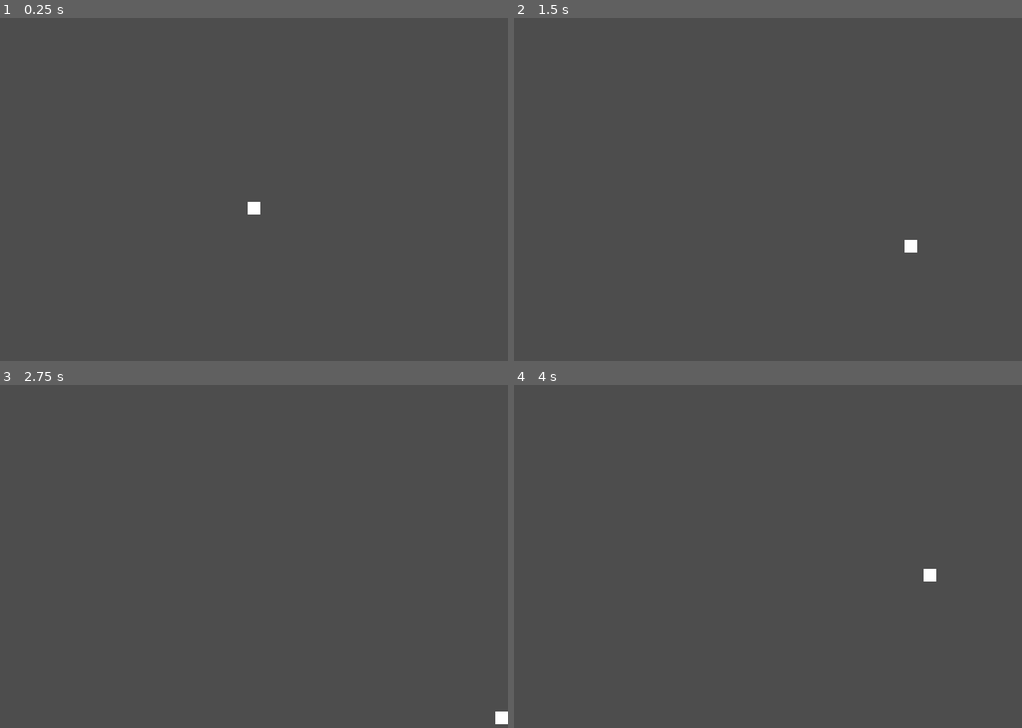
Above: before the commit, frames 1-4 (two rows, left to right).
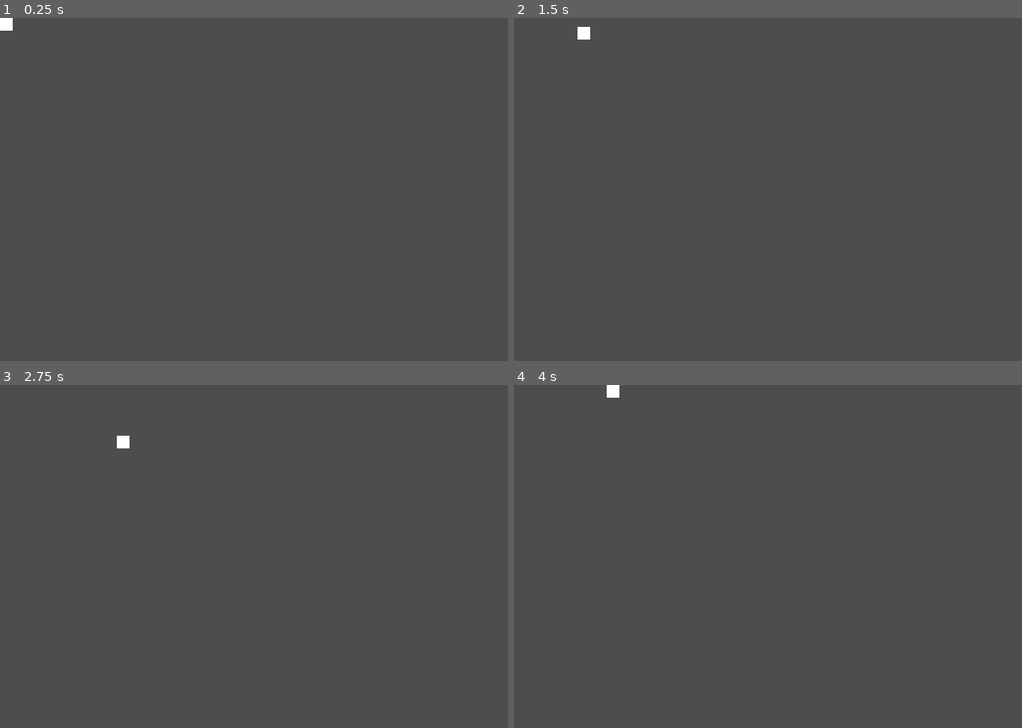
Above: after the commit, the same moments.

Repository: dmnuggins/snake
Game: Godot game, scene res://scenes/game.tscn
Same seed, same stepped clock (60 frames per second), same inputs: the game is played once before the commit and once after it.
Inputs:
- Up to frame 1 (0.25 s): no input
- Up to frame 2 (1.5 s): tap Enter at 0.5 s; hold D (right) 0.53-1.28 s; hold S (down) from 1.28 s (still down)
- Up to frame 3 (2.75 s): release S (down) at 2.03 s; hold D (right) from 2.03 s (still down)
- Up to frame 4 (4 s): release D (right) at 2.78 s; hold W (up) 2.78-3.53 s; hold A (left) from 3.53 s (still down)

The runs differ from the first frame. In frame 1, 0.2% of the frame differs, in the area x 0-52%, y 0-58%; in frame 2, 0.2%; in frame 3, 0.2%; in frame 4, 0.2%.

Commit message:
Fixed movement to grid alignment and wall angle
.gitignore:
- Added *.tmp to ignore temp files generated by Godot

game.tscn:
- Fixed LeftWall angle to be 90 degrees, was 89.9 degrees

snake.gd:
- Function checkAlignment() checks if position of player is in line with set grid size
- Updated move_and_slide() to move_and_collide(velocity) to prevent player from continuing to slide after colliding with walls

Diff:
--- a/scenes/game.tscn
+++ b/scenes/game.tscn
@@ -9,29 +9,31 @@
 script = ExtResource("1_gl3co")
 
 [node name="Snake" parent="." instance=ExtResource("2_aoqhn")]
+position = Vector2(-400, -300)
 
 [node name="Camera2D" type="Camera2D" parent="."]
 
 [node name="TileMap" type="TileMap" parent="."]
 format = 2
 
-[node name="StaticBody2D" type="StaticBody2D" parent="."]
+[node name="MapWalls" type="StaticBody2D" parent="."]
 position = Vector2(0, 300)
 
-[node name="Top" type="CollisionShape2D" parent="StaticBody2D"]
+[node name="TopWall" type="CollisionShape2D" parent="MapWalls"]
 position = Vector2(0, -600)
-rotation = -3.1415
+rotation = -3.14201
 shape = SubResource("WorldBoundaryShape2D_a2uht")
 
-[node name="Bottom" type="CollisionShape2D" parent="StaticBody2D"]
+[node name="BottomWall" type="CollisionShape2D" parent="MapWalls"]
+rotation = -0.000504555
 shape = SubResource("WorldBoundaryShape2D_a2uht")
 
-[node name="Left" type="CollisionShape2D" parent="StaticBody2D"]
+[node name="LeftWall" type="CollisionShape2D" parent="MapWalls"]
 position = Vector2(-400, -300)
-rotation = 1.56962
+rotation = 1.5708
 shape = SubResource("WorldBoundaryShape2D_a2uht")
 
-[node name="Right" type="CollisionShape2D" parent="StaticBody2D"]
+[node name="RightWall" type="CollisionShape2D" parent="MapWalls"]
 position = Vector2(400, -300)
-rotation = -1.5708
+rotation = -1.5713
 shape = SubResource("WorldBoundaryShape2D_a2uht")
--- a/scenes/snake.tscn
+++ b/scenes/snake.tscn
@@ -8,10 +8,10 @@
 script = ExtResource("1_dlm0m")
 
 [node name="ColorRect" type="ColorRect" parent="."]
-offset_left = -10.0
-offset_top = -10.0
-offset_right = 10.0
-offset_bottom = 10.0
+offset_right = 20.0
+offset_bottom = 20.0
+metadata/_edit_use_anchors_ = true
 
 [node name="CollisionShape2D" type="CollisionShape2D" parent="."]
+position = Vector2(10, 10)
 shape = SubResource("RectangleShape2D_tn7ky")
--- a/scripts/snake.gd
+++ b/scripts/snake.gd
@@ -1,25 +1,39 @@
 extends CharacterBody2D
 
-@export var speed = 300.0
+@export var speed = 100.0
 
 func _physics_process(delta):
 
 	# Player will move in the direction of the respective action pressed
-	if Input.is_action_pressed("up"):
-		velocity.y -= speed * delta
+	if Input.is_action_pressed("up") && checkAlignment(position):
+		velocity.y -= 1
 		velocity.x = 0
-	elif Input.is_action_pressed("down"):
-		velocity.y += speed * delta
+	elif Input.is_action_pressed("down") && checkAlignment(position):
+		velocity.y += 1
 		velocity.x = 0
-	elif Input.is_action_pressed("left"):
-		velocity.x -= speed * delta
+	elif Input.is_action_pressed("left") && checkAlignment(position):
+		velocity.x -= 1
 		velocity.y = 0
-	elif Input.is_action_pressed("right"):
-		velocity.x += speed * delta
+	elif Input.is_action_pressed("right") && checkAlignment(position):
+		velocity.x += 1
 		velocity.y = 0
 
 	# Sets the player velocity
-	velocity = velocity.normalized() * speed
+	velocity = velocity.normalized() * speed * delta
 
 	# Ensures that player interacts with world boundaries
-	move_and_slide()
+	move_and_collide(velocity)
+
+	position = Vector2(round(position.x), round(position.y))
+
+	if checkAlignment(position):
+		print(position)
+
+# Check if player is aligned with grid given current position and square size
+func checkAlignment(position):
+	var x = int(position.x)
+	var y = int(position.y)
+
+	if (x % 20 == 0) && (y % 20 == 0):
+		return true
+	return false
Not shown, changed: .gitignore
